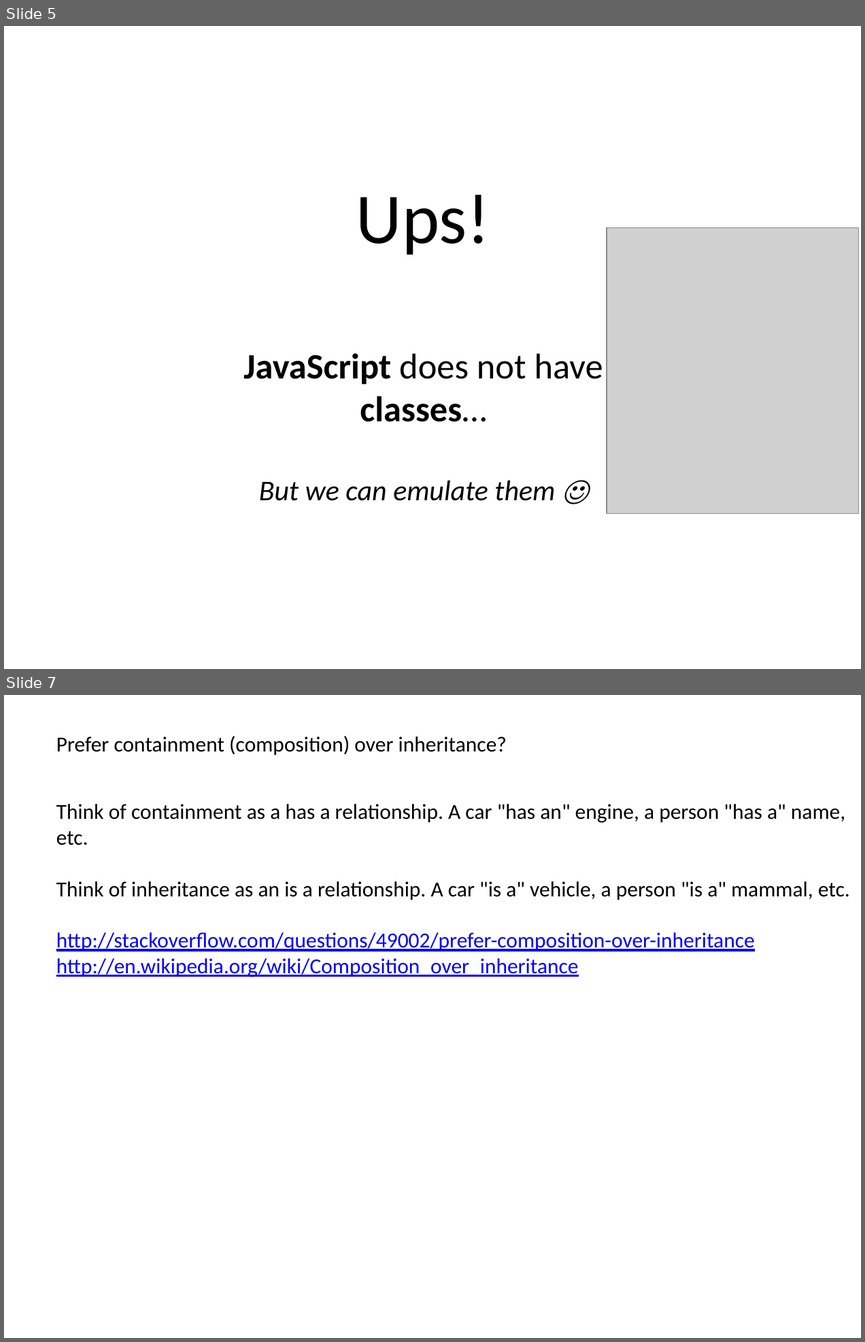
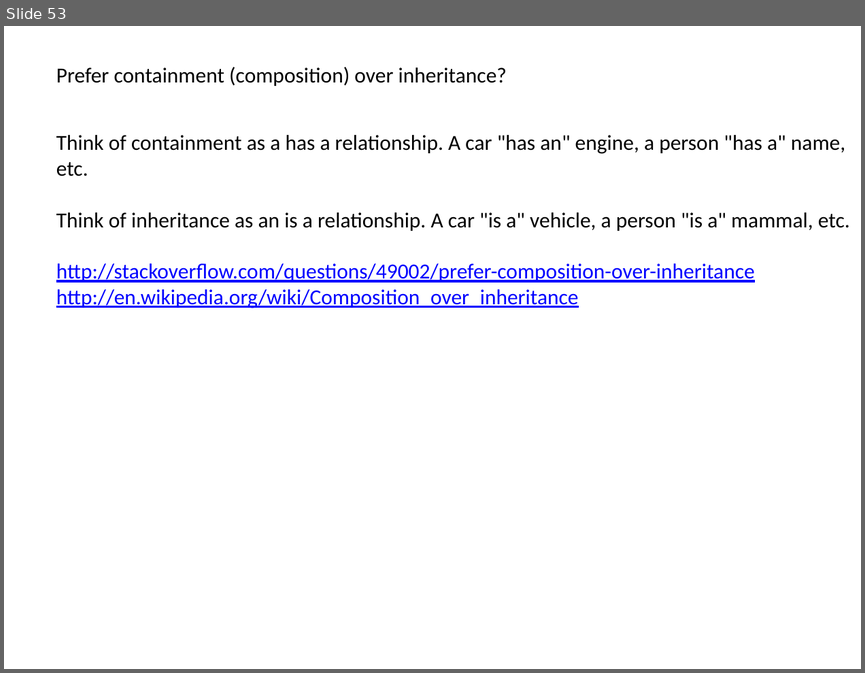
Before and after one commit to dzmitry-varabei/front-end-course, a slide deck: inheritance-in-javascript/Inheritance.pptx. Shown one above the other, each under a label of ours: slides 5 and 7 before the commit, slide 53 after it; the slides between them are not shown. The pictures are 865x1342 and 865x673 pixels, drawn with LibreOffice and Linux fonts; fonts in the diff are those of the drawing; grey boxes stand for pictures. Boxes give left, top, right and bottom in pixels: in the first picture for what was removed or moved away, otherwise in the second. Text is boxed around its words. In the diff, an @@ line names an element or a change of style, - is before the commit and + after.

```diff
--- a/inheritance-in-javascript/Inheritance.pptx
+++ b/inheritance-in-javascript/Inheritance.pptx
@@ slide 5 removed at [4,26,861,669], background #FFFFFF @@
@@ text removed at [243,195,603,501] @@
-Ups!
-JavaScript does not have classes…
-But we can emulate them ☺
@@ picture removed at [606,227,858,513] @@
@@ what was slide 7 is now slide 53 @@
```
Also in this commit, not shown: 5 other slides removed, 3 other files.
